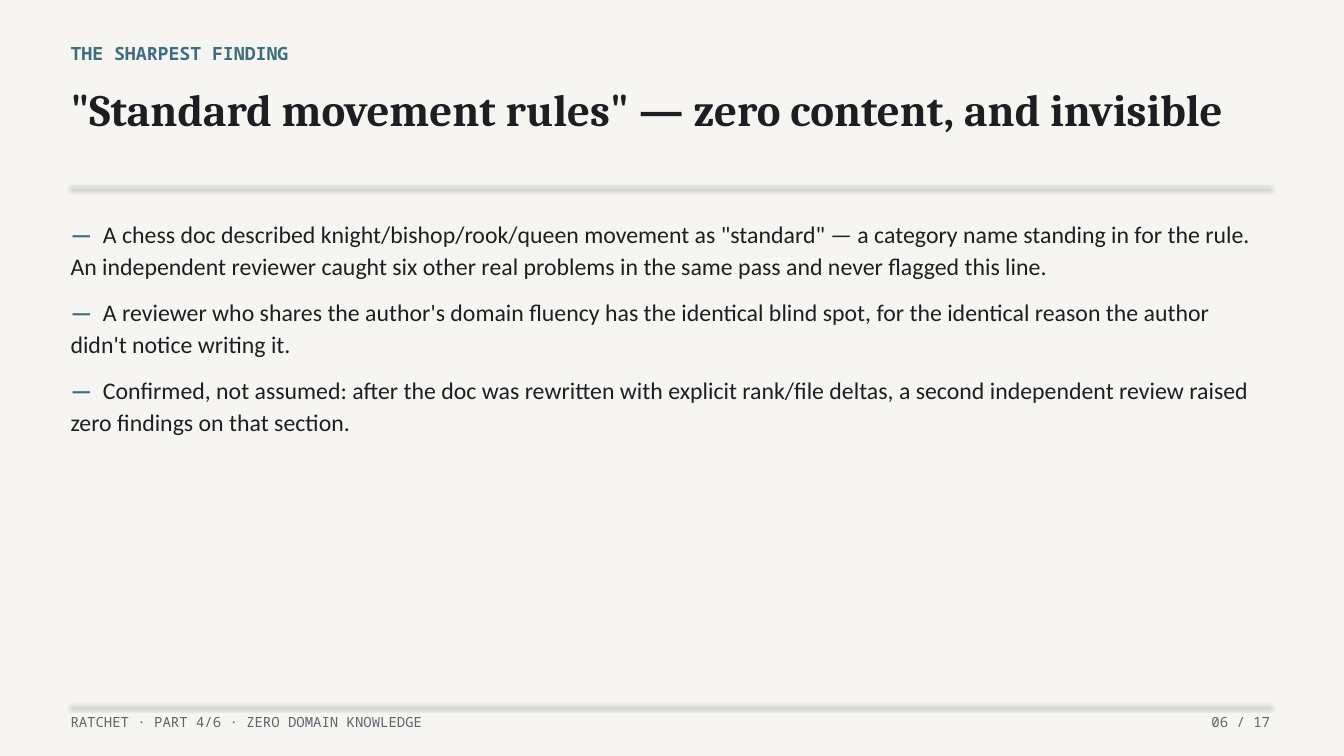
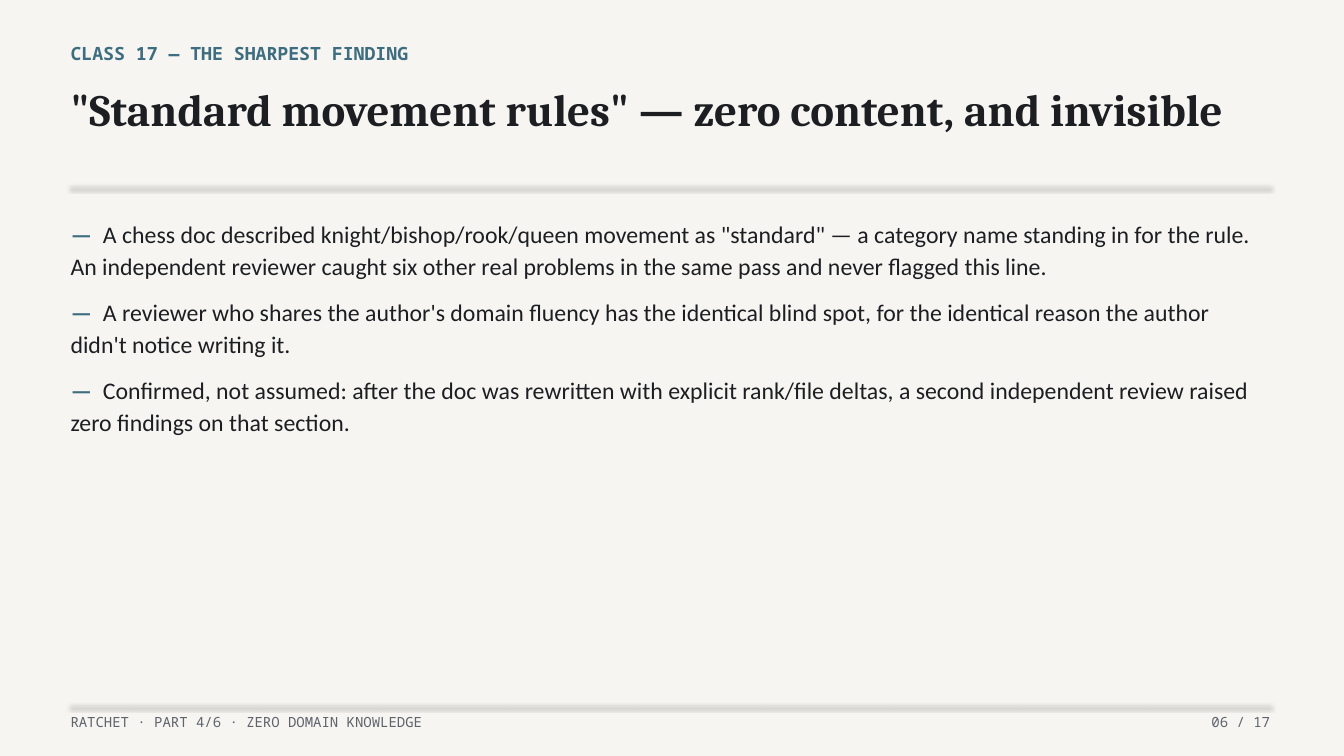
Before and after one commit to lehmann314159/ratchet, a slide deck: slide 6 of writing/decks/04-write-for-zero-domain-knowledge.pptx. Drawn at 1344x756 pixels with LibreOffice and Linux fonts; fonts in the diff are those of the drawing. Boxes give left, top, right and bottom in pixels: in the first picture for what was removed or moved away, otherwise in the second. Text is boxed around its words. In the diff, an @@ line names an element or a change of style, - is before the commit and + after.

```diff
--- a/writing/decks/04-write-for-zero-domain-knowledge.pptx
+++ b/writing/decks/04-write-for-zero-domain-knowledge.pptx
@@ text at [71, 47, 408, 60]: text changed @@
-THE SHARPEST FINDING
+CLASS 17 — THE SHARPEST FINDING
```
Also in this commit, not shown: 4 other slides changed, 4 other files.
